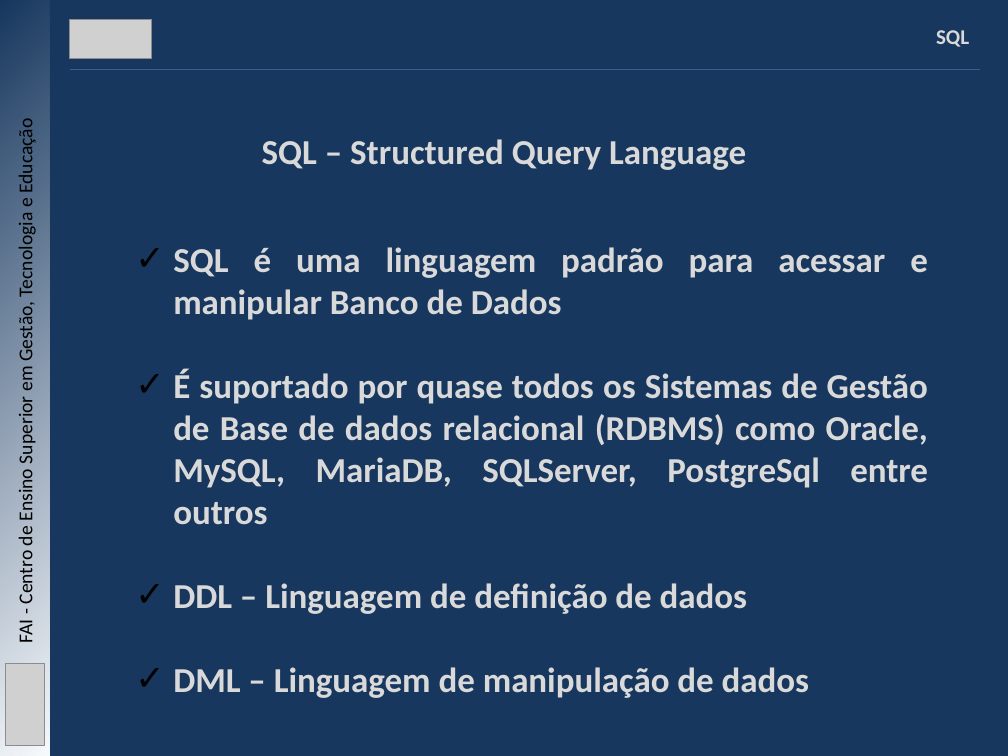
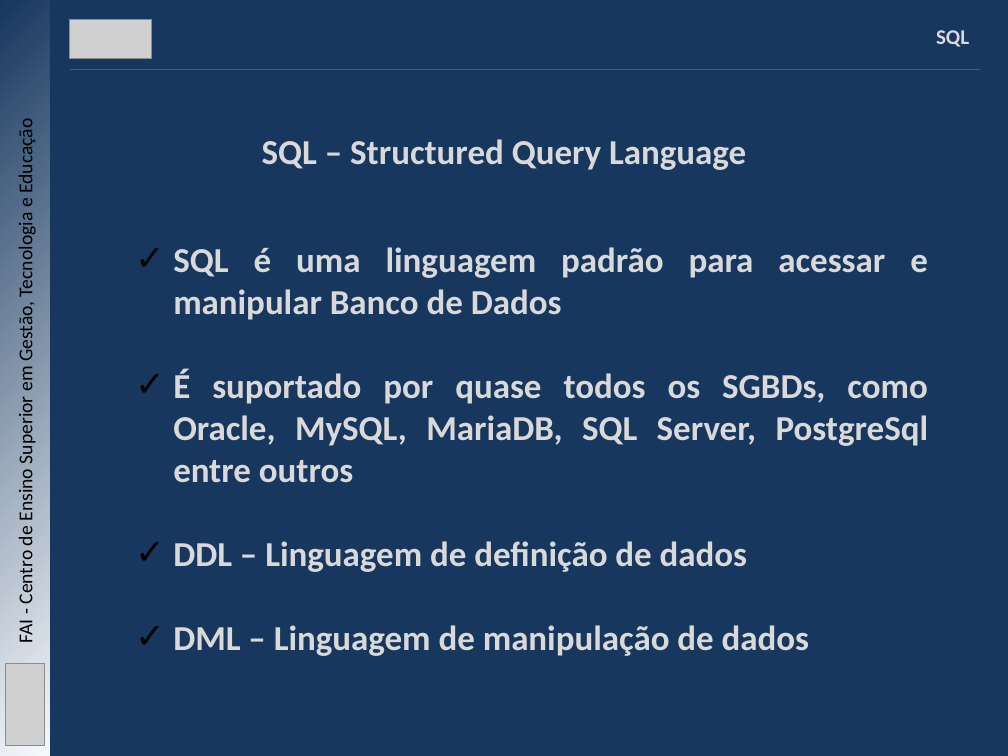
Before and after one commit to mbernardesp/lab-dev-software-sgh, a slide deck: slide 7 of slides/java-com-banco-de-dados.pptx. Drawn at 1008x756 pixels with LibreOffice and Linux fonts; fonts in the diff are those of the drawing; grey boxes stand for pictures. Boxes give left, top, right and bottom in pixels: in the first picture for what was removed or moved away, otherwise in the second. Text is boxed around its words. In the diff, an @@ line names an element or a change of style, - is before the commit and + after.

Commit message:
- Atualização do slide Java com banco de dados

```diff
--- a/slides/java-com-banco-de-dados.pptx
+++ b/slides/java-com-banco-de-dados.pptx
@@ text at (173, 369, 929, 483): text changed @@
-✓ É suportado por quase todos os Sistemas de Gestão de Base de dados relacional (RDBMS) como Oracle, MySQL, MariaDB, SQLServer, PostgreSql entre outros
+✓ É suportado por quase todos os SGBDs, como Oracle, MySQL, MariaDB, SQL Server, PostgreSql entre outros
```
Also in this commit, not shown: 8 other slides changed, 8 slides added, 2 other files.
